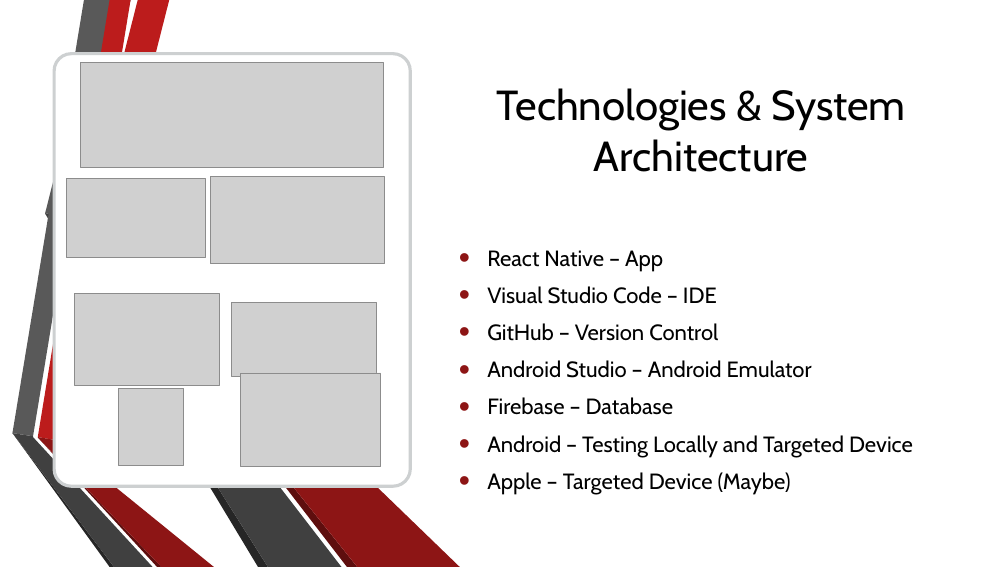
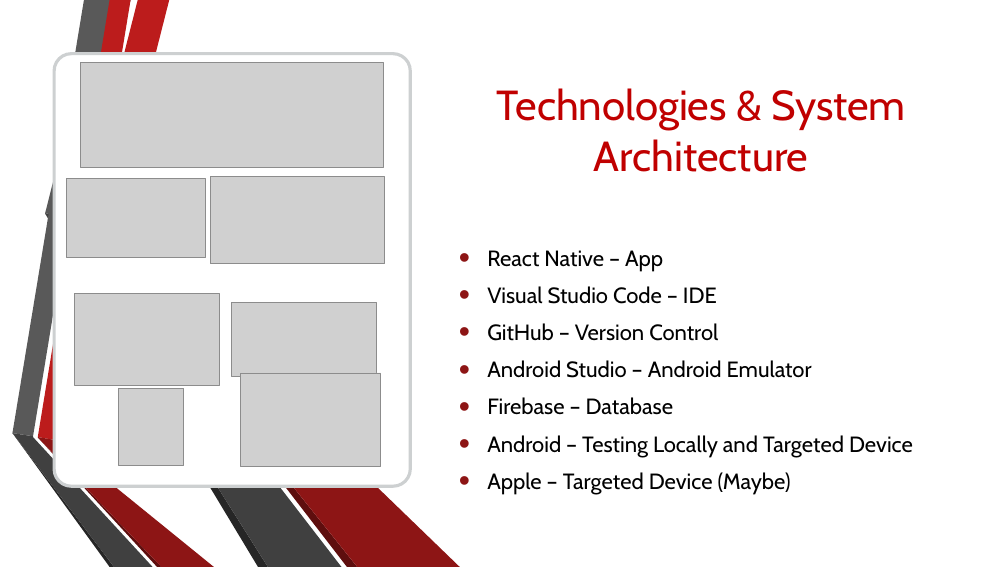
Before and after one commit to Oskar-Ciebien/Timetable_Application, a slide deck: slide 3 of Documents/Semester 1 Presentation.pptx. Drawn at 1008x567 pixels with LibreOffice and Linux fonts; fonts in the diff are those of the drawing; grey boxes stand for pictures; background and template pictures are left out. Boxes give left, top, right and bottom in pixels: in the first picture for what was removed or moved away, otherwise in the second. Text is boxed around its words. In the diff, an @@ line names an element or a change of style, - is before the commit and + after.

```diff
--- a/Documents/Semester 1 Presentation.pptx
+++ b/Documents/Semester 1 Presentation.pptx
@@ title "Technologies & System Architecture" at (x1=497, y1=88, x2=905, y2=172): text colour #000000 to #C00000 @@
```
Also in this commit, not shown: 2 other slides changed, 1 slide added, 1 slide removed.
